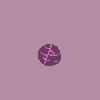
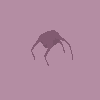
Two versions of the same layered image (100 x 100). Layer-by-layer changes:
hid "4" over [38, 44, 61, 66]
showed "Body4", painted on it over [31, 30, 73, 66]
